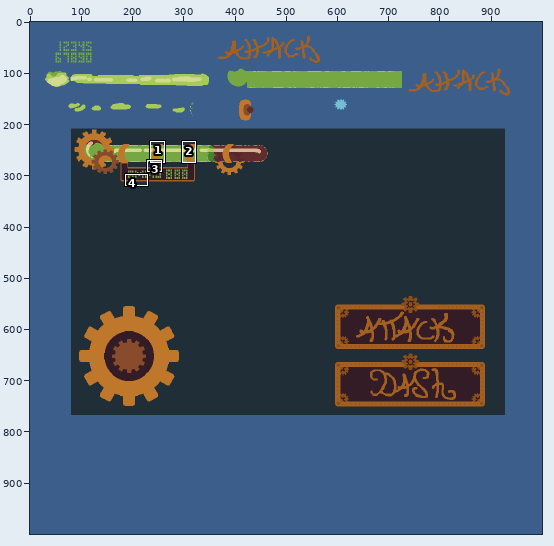
A pixel-art file gets an edit: Aseprite/Sprite-0004.aseprite. The first picture is a wide view before the edit; the outline marks the close-up.
Close-up. The starting point:
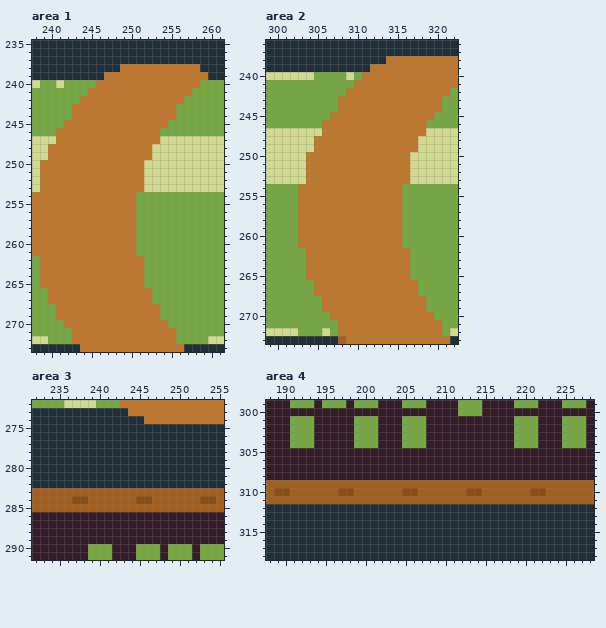
1000x1000 pixels, 1 frame. Shown: area 1: x 238..261, y 235..273; area 2: x 299..322, y 236..273; area 3: x 232..255, y 272..291; area 4: x 188..228, y 299..318. The commit also changed other parts of the picture, which this record leaves out.
New version:
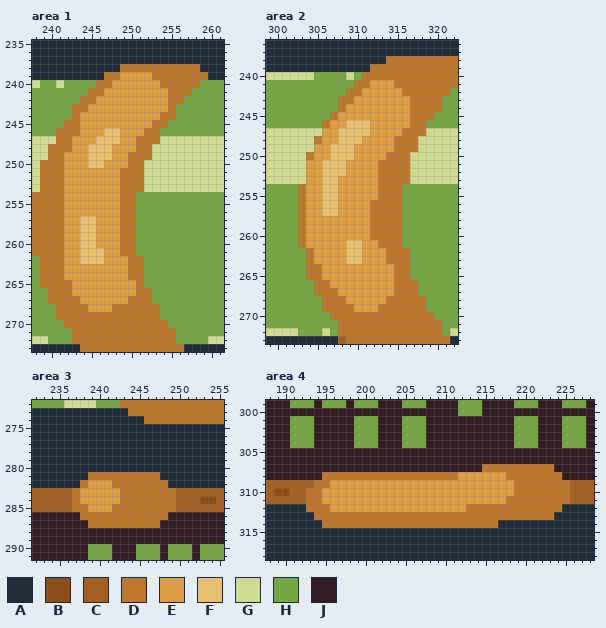
Palette (. is transparent): A #202e37  B #8a4e16  C #a46021  D #be772b  E #de9e41  F #e8c170  G #d0da91  H #75a743  J #341c27
Change:
layer "Shaded" added
Changed rows in their new state; - is an unchanged pixel.
Area 1, layer "Shaded":
first column x 242:
239 -------EEEE--
240 ------EEEEEE-
241 -----EEEEEEEE
242 ----EEEEEEEEE
243 ---EEEEEEEEEE
244 --EEEEEEEEEE-
245 --EEEEEEEEE--
246 --EEEFFEEE---
247 -EEEFFFEE----
248 -EEFFFEEE----
249 EEEFFFEE-----
250 EEEFFEEE-----
251 EEEEEEE------
252 EEEEEEE------
253 EEEEEEE------
254 EEEEEEE------
255 EEEEEEE------
256 EEEEEEE------
257 EEFFEEE------
258 EEFFEEE------
259 EEFFEEE------
260 EEFFEEE------
261 EEFFFEE------
262 EEFFFEEE-----
263 EEEEEEEE-----
264 EEEEEEEE-----
265 -EEEEEEEE----
266 -EEEEEEEE----
267 --EEEEEE-----
268 ---EEE-------
Area 2, layer "Shaded":
first column x 304:
241 --------EEE--
242 -------EEEEE-
243 ------EEEEEEE
244 -----EEEEEEEE
245 ----EEEEEEEEE
246 ---EEFFFEEEEE
247 --EEFFFFEEEE-
248 --EEFFFEEEE--
249 -EEFFFEEEEE--
250 -EEFFFEEEE---
251 EEFFFEEEE----
252 EEFFFEEEE----
253 EEFFEEEEE----
254 EEFFEEEEE----
255 EEFFEEEEE----
256 EEFFEEEE-----
257 EEFFEEEE-----
258 EEEEEEEE-----
259 EEEEEEEE-----
260 EEEEEEEE-----
261 EEEEEFFEE----
262 -EEEEFFEEE---
263 -EEEEFFEEE---
264 --EEEEEEEEE--
265 --EEEEEEEEE--
266 ---EEEEEEEE--
267 ----EEEEEEE--
268 -----EEEEE---
269 ------EEE----
Area 3, layer "Shaded":
first column x 237:
281 --DDDDDDDDD--
282 -DEEEDDDDDDD-
283 DEEEEEDDDDDDD
284 DEEEEEDDDDDDD
285 DDEEEDDDDDDDD
286 -DDDDDDDDDDD-
287 --DDDDDDDDD--
Area 4, layer "Shaded":
first column x 193:
307 ----------------------DDDDDDDDD--
308 --DDDDDDDDDDDDDDDDDEEEEEEDDDDDDD-
309 -DDEEEEEEEEEEEEEEEEEEEEEEEDDDDDDD
310 DDEEEEEEEEEEEEEEEEEEEEEEEEDDDDDDD
311 DDEEEEEEEEEEEEEEEEEEEEEEEDDDDDDDD
312 DDDEEEEEEEEEEEEEEEEEDDDDDDDDDDDD-
313 -DDDDDDDDDDDDDDDDDDDDDDDDDDDDDD--
314 --DDDDDDDDDDDDDDDDDDDDDD---------
